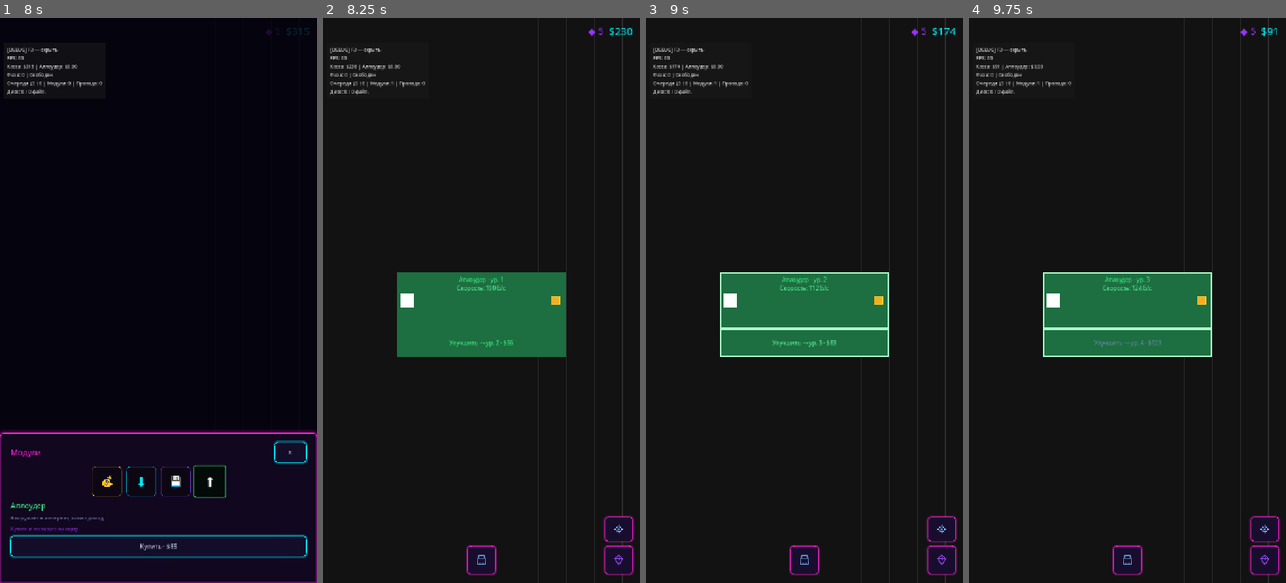
Above: before the commit, frames 1-4 (left to right).
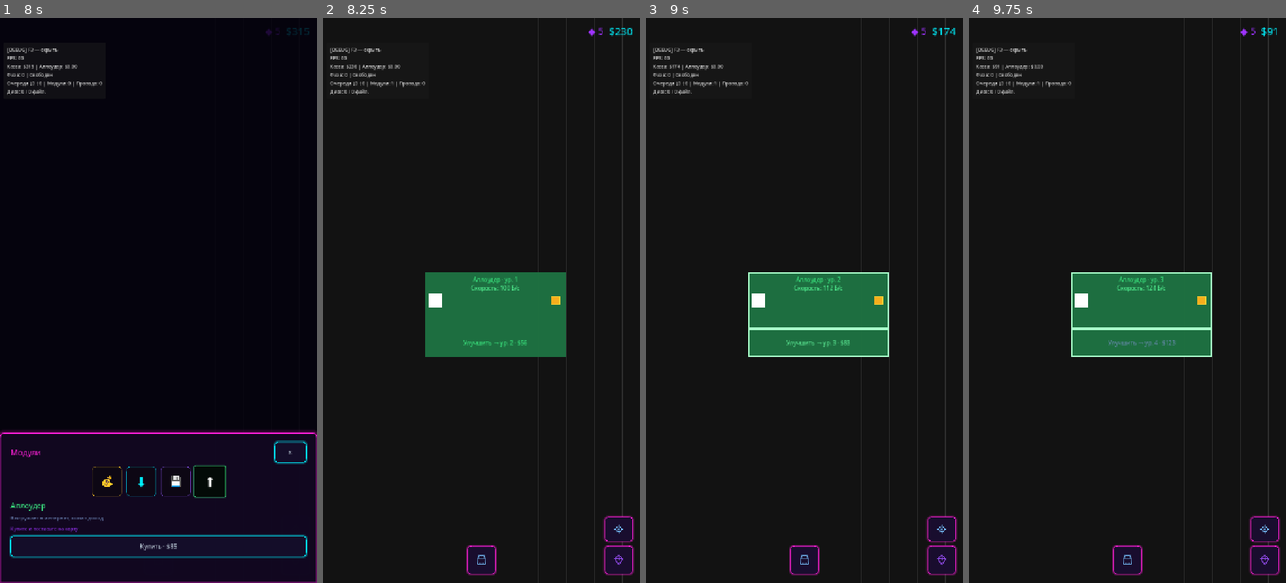
Above: after the commit, the same moments.

Repository: rkfsociety/UploadSimulator
Game: Godot game, scene res://scenes/main.tscn
Same seed, same stepped clock (60 frames per second), same inputs: the game is played once before the commit and once after it.
Inputs (mouse positions are in pixels of both pictures, inside the frame that each line leads up to):
- Up to frame 1 (8 s): click (158, 560) at 0.5 s; click (294, 526) at 1.25 s; click (294, 560) at 2 s; click "×" at 2.75 s; click (158, 560) at 3.5 s; click "💰" at 4.25 s; click "💰" at 5 s; click "⬇" at 5.75 s; click "💾" at 6.5 s; click "⬆" at 7.25 s
- Up to frame 2 (8.25 s): click "Купить · $85" at 8 s
- Up to frame 3 (9 s): click "Улучшить → ур. 2 · $56" at 8.75 s
- Up to frame 4 (9.75 s): click "Улучшить → ур. 3 · $83" at 9.5 s

Frame 1 is identical in both runs. In frame 2, 1.8% of the frame differs, in the area x 23-65%, y 45-60%; in frame 3, 1.8%; in frame 4, 1.8%.

Commit message:
Крупнее шрифт в модулях и уже по ширине
- Шрифты темы модуля: заголовок 14→20, метрика 12→16, кнопка улучшения 12→15
- Ширина следа: загрузчик/хранилище/аплоудер 6-7 → 5, коллектор 5 → 4
  (текст помещается, по вертикали место освободилось после удаления статуса)
- README обновлён

Diff:
--- a/scripts/core/defs/block_defs.gd
+++ b/scripts/core/defs/block_defs.gd
@@ -9,7 +9,7 @@
 		"icon": "⬇",
 		"color": Color(0.0, 0.88, 1.0, 1.0),
 		"desc": "Скачивает файлы из интернета",
-		"cells_w": 6,
+		"cells_w": 5,
 		"cells_h": 3,
 		"unlocked_at_start": true,
 		"diamond_unlock_cost": 0,
@@ -25,7 +25,7 @@
 		"icon": "💾",
 		"color": Color(0.58, 0.35, 1.0, 1.0),
 		"desc": "Диск для скачанных файлов",
-		"cells_w": 7,
+		"cells_w": 5,
 		"cells_h": 3,
 		"unlocked_at_start": true,
 		"diamond_unlock_cost": 0,
@@ -47,7 +47,7 @@
 		"icon": "⬆",
 		"color": Color(0.25, 1.0, 0.55, 1.0),
 		"desc": "Выгружает в интернет, копит доход",
-		"cells_w": 6,
+		"cells_w": 5,
 		"cells_h": 3,
 		"unlocked_at_start": true,
 		"diamond_unlock_cost": 0,
@@ -67,7 +67,7 @@
 		"icon": "💰",
 		"color": Color(1.0, 0.78, 0.15, 1.0),
 		"desc": "Забирает деньги из сейфа аплоудера в общую кассу",
-		"cells_w": 5,
+		"cells_w": 4,
 		"cells_h": 3,
 		"unlocked_at_start": true,
 		"diamond_unlock_cost": 0,
--- a/themes/placed_block_theme.tres
+++ b/themes/placed_block_theme.tres
@@ -101,13 +101,13 @@
 action/styles/hover = SubResource("StyleBoxFlat_ijf11")
 action/styles/normal = SubResource("StyleBoxFlat_y3ygn")
 metric/colors/font_color = Color(0.88, 0.96, 1, 1)
-metric/font_sizes/font_size = 12
+metric/font_sizes/font_size = 16
 state/colors/font_color = Color(0.45, 0.55, 0.75, 1)
 state/font_sizes/font_size = 11
 title/colors/font_color = Color(0.88, 0.96, 1, 1)
-title/font_sizes/font_size = 14
+title/font_sizes/font_size = 20
 upgrade/colors/font_color = Color(0.88, 0.96, 1, 1)
 upgrade/colors/font_disabled_color = Color(0.45, 0.55, 0.75, 1)
 upgrade/colors/font_hover_color = Color(0.88, 0.96, 1, 1)
 upgrade/colors/font_pressed_color = Color(1, 1, 1, 1)
-upgrade/font_sizes/font_size = 12
+upgrade/font_sizes/font_size = 15
Not shown, changed: README.md
